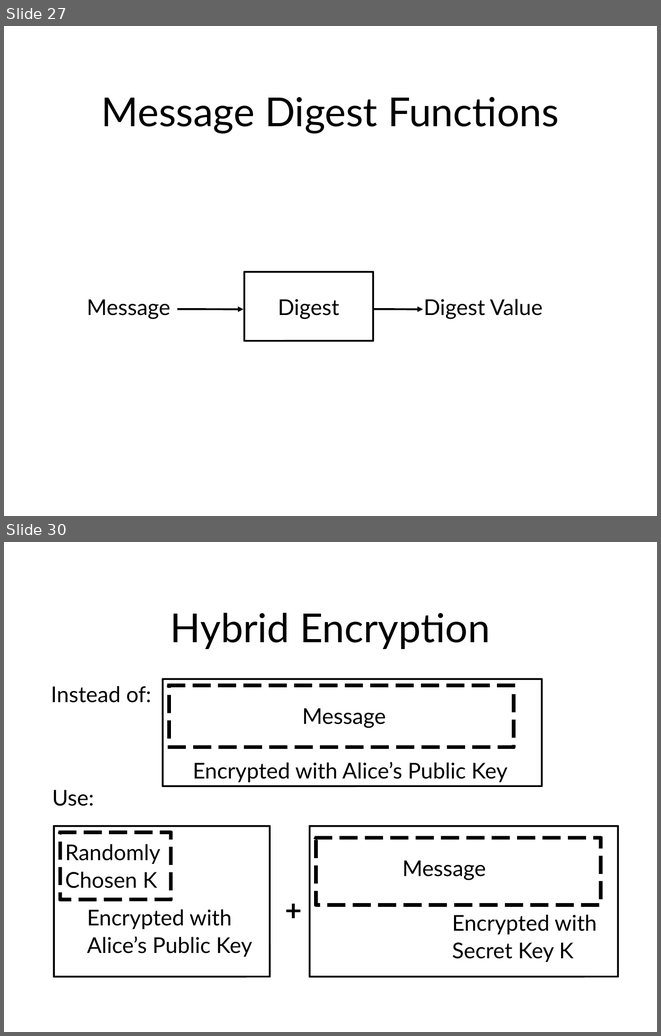
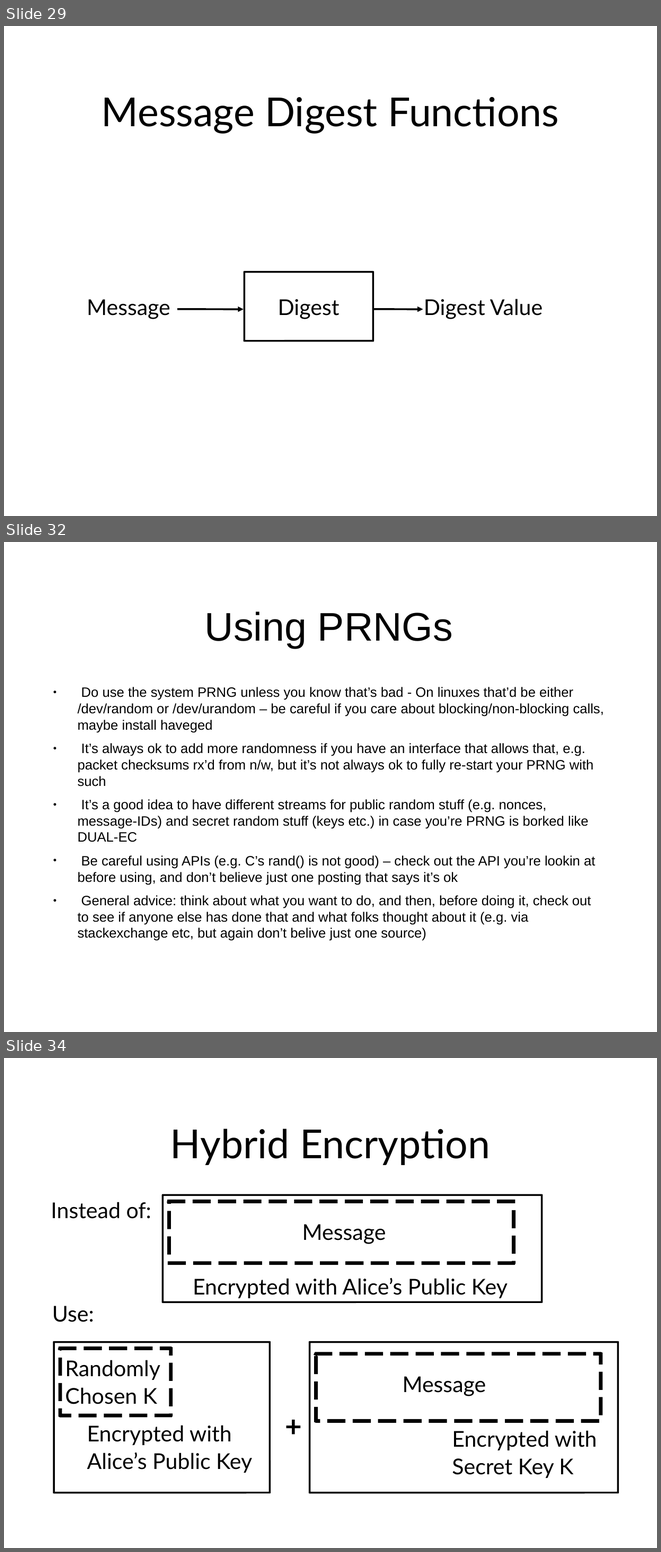
Before and after one commit to sftcd/cs7053, a slide deck: 2016lectures/03-crypto.ppt. Shown one above the other, each under a label of ours: slides 27 and 30 before the commit, slides 29, 32 and 34 after it; the slides between them are not shown. The pictures are 661x1036 and 661x1552 pixels, drawn with LibreOffice and Linux fonts; fonts in the diff are those of the drawing. Boxes give left, top, right and bottom in pixels: in the first picture for what was removed or moved away, otherwise in the second. Text is boxed around its words. In the diff, an @@ line names an element or a change of style, - is before the commit and + after.

```diff
--- a/2016lectures/03-crypto.ppt
+++ b/2016lectures/03-crypto.ppt
@@ slide 32 added at (4,542,657,1032), background #FFFFFF @@
@@ title added at (205,611,453,648), 44 pt, text #000000 @@
+Using PRNGs
@@ text added at (78,687,604,941), 15 pt, text #000000 @@
+● Do use the system PRNG unless you know that’s bad - On linuxes that’d be either /dev/random or /dev/urandom – be careful if you care about blocking/non-blocking calls, maybe install haveged
+● It’s always ok to add more randomness if you have an interface that allows that, e.g. packet checksums rx’d from n/w, but it’s not always ok to fully re-start your PRNG with such
+● It’s a good idea to have different streams for public random stuff (e.g. nonces, message-IDs) and secret random stuff (keys etc.) in case you’re PRNG is borked like DUAL-EC
+● Be careful using APIs (e.g. C’s rand() is not good) – check out the API you’re lookin at before using, and don’t believe just one posting that says it’s ok
+● General advice: think about what you want to do, and then, before doing it, check out to see if anyone else has done that and what folks thought about it (e.g. via stackexchange etc, but again don’t belive just one source)
@@ what was slide 27 is now slide 29 @@
@@ what was slide 30 is now slide 34 @@
```
Also in this commit, not shown: 60 slides changed, 3 other slides added, 2 other files.
